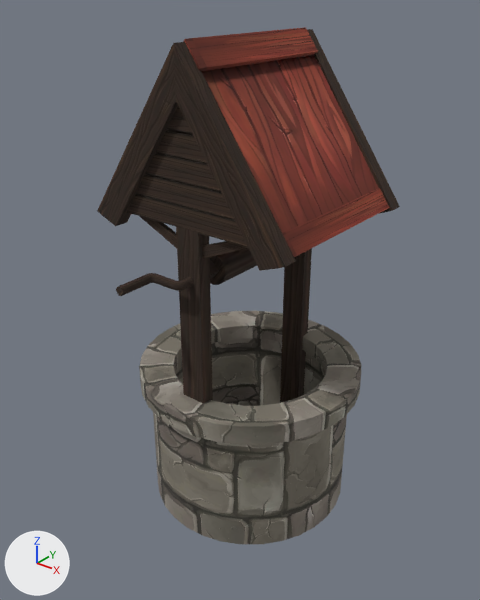
A saved change to the FBX model Eldoria/Assets/Models/Farm/Poço.fbx.
One viewpoint serves both versions: a 50 mm lens placed at (-7.31, 26.13, 7.27), pointed at (-12.62, 32.77, 3.15). Arrows for +X, +Y and +Z are at lower left; the lights stay in place. Where no turn or scale is listed for an object, it has been applied to the vertices.

The older version as bpy lines, for what is in view:
```python
mat_poço_cobertura = principled_material('Poço Cobertura')
mat_poço_cobertura.texture = img_telhado_8_png
mat_poço_cobertura.roughness = 1.0
me_cube_004 = bpy.data.meshes.new('Cube.004')
me_cube_004.from_pydata(...)  # 60 vertices, 56 faces; spans x -2.9..0.14, y -1.35..1.31, z 4.36..6.65
me_cube_004.materials.append(mat_poço_madeira)  # picture img_wood_17_png
me_cube_035 = bpy.data.meshes.new('Cube.035')
me_cube_035.from_pydata(...)  # 174 vertices, 125 faces; spans x -3.53..0.08, y -1.34..1.29, z -0.01..6.68
# faces by material slot: [96, 29]
me_cube_035.materials.append(mat_poço_madeira)  # picture img_wood_17_png
me_cube_035.materials.append(mat_poço_cobertura)  # picture img_telhado_8_png
me_cylinder_001 = bpy.data.meshes.new('Cylinder.001')
me_cylinder_001.from_pydata(...)  # 320 vertices, 290 faces; spans x -1.63..1.63, y -1.63..1.63, z -1.48..0.69
# faces by material slot: [289, 1]
me_cylinder_001.materials.append(mat_poço)  # picture img_stone_2_png
me_cylinder_001.materials.append(mat_fundo_do_poço)  # black #000000
ob_cube_005 = bpy.data.objects.new('Cube.005', me_cube_004)
ob_cube_005.location = (-11.14, 32.88, 0.0)
ob_cube_016 = bpy.data.objects.new('Cube.016', me_cube_035)
ob_cube_016.location = (-11.14, 32.88, 0.0)
ob_cylinder_001 = bpy.data.objects.new('Cylinder.001', me_cylinder_001)
ob_cylinder_001.location = (-12.51, 32.88, 1.46)
# also in view: 'Cube.015' at (-12.65, 32.41, 3.9)
```
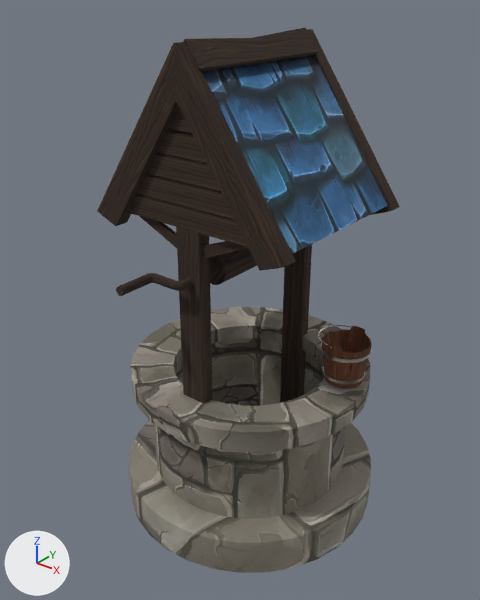
Where the change shows, as pixel boxes (x1, y1, x2, y2) in the pictures (480 x 600 px; the box of a moved part takes in the faces that stretch with it):
'Cylinder.001', reshaped (9% wider, 14% taller): before (139, 311, 362, 544); after (128, 307, 371, 573)
'Cube.016', surface changed, reshaped (red to blue): before (127, 27, 389, 403); after (127, 27, 387, 403)
'Balde', added (brown): after (318, 325, 372, 388)
    faces in mat_balde (picture img_wood_1_png): (321, 326, 372, 388)
    faces in mat_detalhes_balde (white #e7e7e7): (318, 325, 371, 384)
part 1 of me_cylinder_001, added: after (128, 420, 371, 573)
part 2 of me_cylinder_001, cut back: before (153, 412, 347, 544); after (154, 424, 346, 519)
part 3 of me_cylinder_001, moved or reshaped: before (139, 311, 362, 445); after (130, 307, 370, 452)
part 4 of me_cube_035, deleted (red): before (282, 188, 389, 257)
part 5 of me_cube_035, built on: (185, 27, 318, 72) in both
part 6 of me_cube_035, recoloured: (183, 39, 200, 70) in both

Patch to the scene script:
```diff
--- a/Eldoria/Assets/Models/Farm/Poço.fbx.py
+++ b/Eldoria/Assets/Models/Farm/Poço.fbx.py
@@ img_telhado_1_png @@
+img_telhado_1_png = load_image('telhado 1.png', 'Materials/Poço/telhado 1.png', 512, 512, 'sRGB')
@@ img_wood_1_png @@
+img_wood_1_png = load_image('Wood 1.png', 'Materials/Wood 1.png', 512, 512, 'sRGB')
@@ mat_poço_cobertura @@
 mat_poço_cobertura = principled_material('Poço Cobertura')
-mat_poço_cobertura.texture = img_telhado_8_png
+mat_poço_cobertura.texture = img_telhado_1_png
 mat_poço_cobertura.roughness = 1.0
@@ mat_poço_detalhes @@
+mat_poço_detalhes = principled_material('Poço detalhes')
+mat_poço_detalhes.texture = img_stone_2_png
@@ mat_detalhes_balde @@
+mat_detalhes_balde = principled_material('Detalhes Balde')
+mat_detalhes_balde.base_color = (0.8, 0.8, 0.8)  # white #e7e7e7
+mat_detalhes_balde.metallic = 1.0
+mat_detalhes_balde.roughness = 0.319
@@ mat_balde @@
+mat_balde = principled_material('Balde')
+mat_balde.texture = img_wood_1_png
+mat_balde.roughness = 1.0
@@ me_cylinder_001 @@
 # used by ob_cylinder_001; location = (-12.51, 32.88, 1.46)
-me_cylinder_001.from_pydata(...)  # 320 vertices, 290 faces; spans x -1.63..1.63, y -1.63..1.63, z -1.48..0.69
+me_cylinder_001.from_pydata(...)  # 480 vertices, 417 faces; spans x -1.92..1.92, y -1.92..1.92, z -1.55..0.71
+# me_cylinder_001 part 1: a new loose piece of 160 vertices spanning x -1.92..1.92, y -1.92..1.92, z -1.55..-0.99, in mat_poço_detalhes (picture img_stone_2_png)
+# me_cylinder_001 part 2
+# 1 face is deleted
+# 32 vertices in x -1.48..1.48, y -1.48..1.48, z -1.48 move by (0.0, 0.0, 0.39)
+# me_cylinder_001 part 3
+# 64 vertices move from x -1.63..1.63, y -1.63..1.63, z 0.41..0.69 to x -1.76..1.76, y -1.76..1.76, z 0.4..0.71
 me_cylinder_001.materials.append(mat_poço)
 me_cylinder_001.materials.append(mat_fundo_do_poço)
+me_cylinder_001.materials.append(mat_poço_detalhes)  # picture img_stone_2_png
@@ me_cube_035 @@
 # used by ob_cube_016; location = (-11.14, 32.88, 0.0)
-me_cube_035.from_pydata(...)  # 174 vertices, 125 faces; spans x -3.53..0.08, y -1.34..1.29, z -0.01..6.68
+me_cube_035.from_pydata(...)  # 164 vertices, 119 faces; spans x -3.53..0.05, y -1.34..1.29, z -0.01..6.68
+# me_cube_035 part 4: the loose piece of 8 vertices spanning x -0.13..0.08, y -1.18..1.15, z 4.49..4.76 is deleted
+# me_cube_035 part 5
+# 6 faces are deleted
+# 1 vertex is added at (-1.38, -0.02, 6.62)
+# 5 new vertices lie (0.0, 1.16, 0.0) away from vertices in x -1.6..-1.17, y -1.18, z 6.35..6.61
+# 12 new faces join them, mat_poço_madeira (picture img_wood_17_png)
+# me_cube_035 part 6: 2 faces spanning x -1.6..-1.17, y -1.18..1.15, z 6.35..6.68 switch from mat_poço_cobertura (picture img_telhado_8_png) to mat_poço_madeira (picture img_wood_17_png)
@@ me_cylinder_021 @@
+me_cylinder_021.from_pydata(...)  # 532 vertices, 469 faces; spans x -0.402..0.348, y -0.352..0.351, z -0.337..0.337
+# faces by material slot: [111, 358]
+me_cylinder_021.materials.append(mat_balde)  # picture img_wood_1_png
+me_cylinder_021.materials.append(mat_detalhes_balde)  # white #e7e7e7
@@ ob_balde @@
+ob_balde = bpy.data.objects.new('Balde', me_cylinder_021)
+ob_balde.location = (-11.16, 33.28, 2.52)
```
